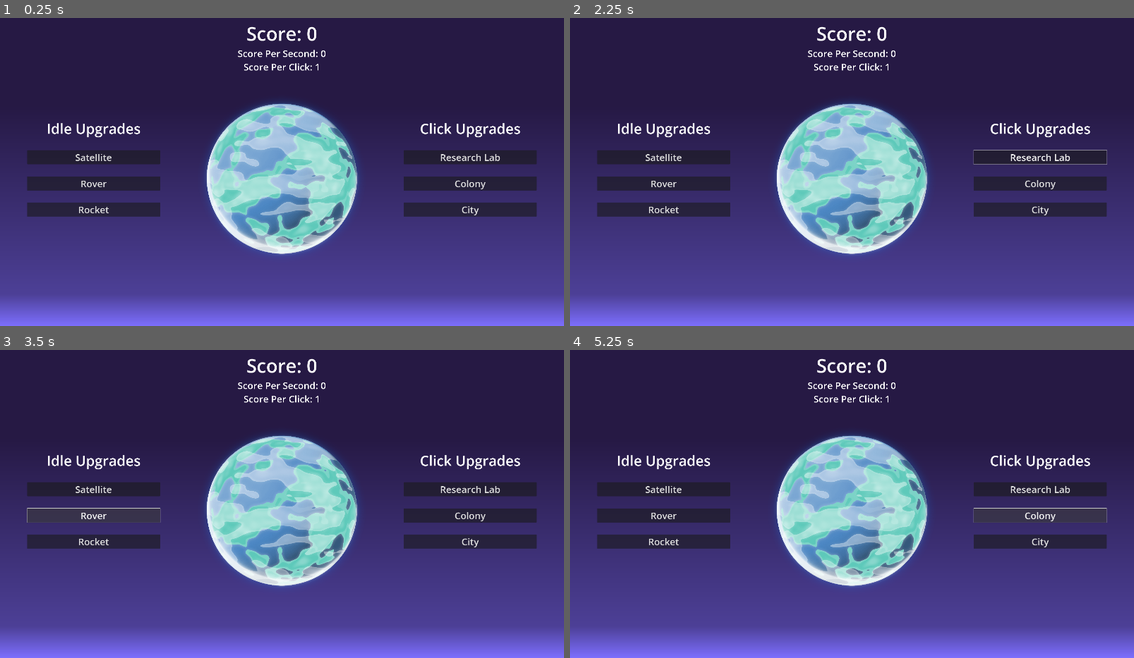
Above: before the commit, frames 1-4 (two rows, left to right).
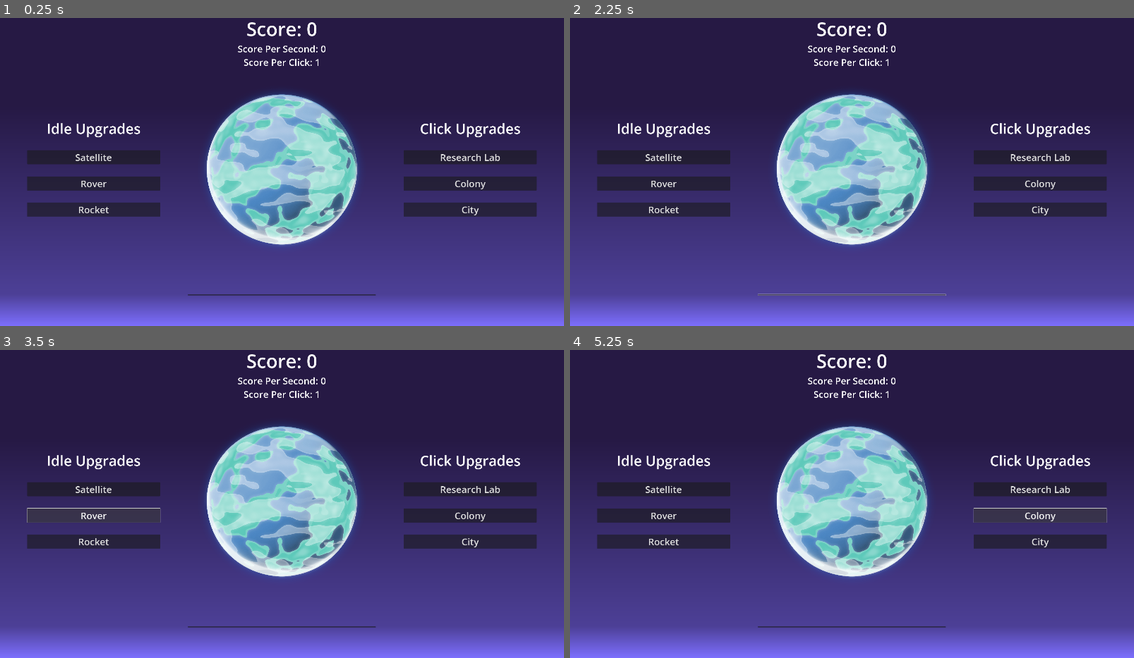
Above: after the commit, the same moments.

Repository: JStaed/planet-clicker-game
Game: Godot game, scene res://scenes/main.tscn
Two runs of this game, one before a commit and one after it. Both use one fixed random seed, a clock stepped at 60 frames per second and the inputs below. The project has no main scene, so this scene is started directly.
Inputs (mouse positions are in pixels of both pictures, inside the frame that each line leads up to; where the layout moved, square brackets give the same spot in the first picture):
- Up to frame 1 (0.25 s): no input
- Up to frame 2 (2.25 s): click "Satellite" at 0.5 s; click "Research Lab" at 1.25 s; click (852, 295) at 2.02 s
- Up to frame 3 (3.5 s): click "Rover" at 2.75 s
- Up to frame 4 (5.25 s): click "Rocket" at 3.5 s; click (852, 500) [852, 510] at 4.25 s; click "Colony" at 5 s

The runs differ from the first frame. In frame 1, 9.2% of the frame differs, in the area x 33-67%, y 1-91%; in frame 2, 9.4%, in the area x 33-96%, y 1-91%; in frame 3, 9.2%; in frame 4, 9.2%.

Commit message:
15 minute

Diff:
--- a/scenes/main.tscn
+++ b/scenes/main.tscn
@@ -132,6 +132,12 @@
 [node name="Spacer2" parent="CanvasLayer/Control/HBoxContainer/Middle" instance=ExtResource("1_o5qli")]
 layout_mode = 2
 
+[node name="Button" type="Button" parent="CanvasLayer/Control/HBoxContainer/Middle"]
+layout_mode = 2
+
+[node name="Spacer4" parent="CanvasLayer/Control/HBoxContainer/Middle" instance=ExtResource("1_o5qli")]
+layout_mode = 2
+
 [node name="Spacer3" parent="CanvasLayer/Control/HBoxContainer" instance=ExtResource("1_o5qli")]
 layout_mode = 2
 size_flags_stretch_ratio = 0.2
